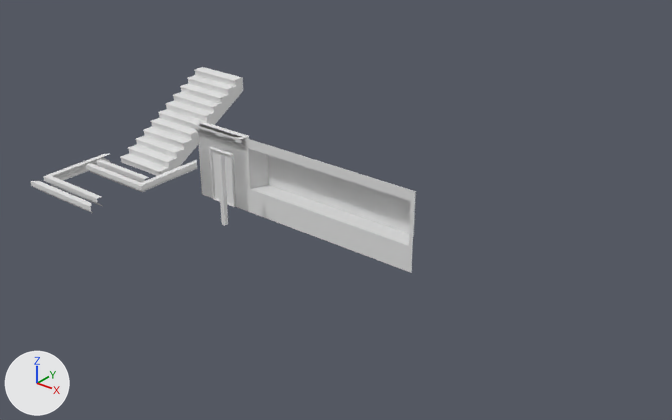
The FBX model Assets/MyModels/Walls.fbx: old version first, new version second.
Camera for both pictures: a camera (50 mm lens) standing at (24.98, -22.88, 15.47) and looking at (7.05, -0.46, 1.58). The axes (+X, +Y, +Z) are drawn at lower left. The lights are the same throughout. Where no turn or scale is listed for an object, it has been applied to the vertices.

The first picture shows 'Stairs', 'Wall', 'Wall.Door.4', 'Wall.Library.Strip.OutsideCorner.Double', 'Wall_Extruded1.Center', 'Wall_Extruded1.Left', 'Wall_Extruded1.Right'.
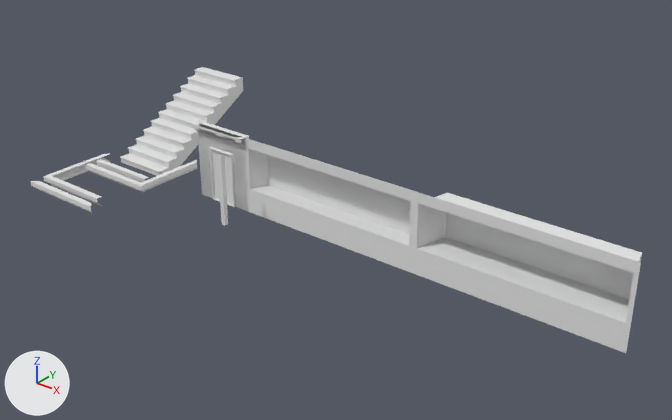
The change, as a list of edits to the scene's bpy script:
```text
Add me_wall_extruded2_center:
    me_wall_extruded2_center.from_pydata([(0.0, -0.11, 0.0), (2.5, -0.11, 0.0), (2.5, -0.11, 3.0), (0.0, -0.11, 3.0), (0.0, -0.11, 0.98), (2.5, -0.11, 0.98), (2.5, 1.17, 0.98), (0.0, 1.17, 0.98), (2.5, -0.11, 2.62), (0.0, -0.11, 2.62), (0.0, 1.17, 2.62), (2.5, 1.17, 2.62)], [], [(5, 4, 0, 1), (4, 5, 6, 7), (8, 9, 10, 11), (2, 3, 9, 8), (11, 10, 7, 6)])
Add me_wall_extruded2_left:
    me_wall_extruded2_left.from_pydata(...)  # 16 vertices, 9 faces; spans x 0.0..2.5, y -0.11..1.17, z 0.0..3.0
Add me_wall_extruded1_right_001:
    me_wall_extruded1_right_001.from_pydata(...)  # 16 vertices, 9 faces; spans x 0.0..2.5, y -0.11..1.17, z 0.0..3.0
Add ob_wall_extruded2_center:
    ob_wall_extruded2_center = bpy.data.objects.new('Wall_Extruded2.Center', me_wall_extruded2_center)
    ob_wall_extruded2_center.location = (12.5, 0.0, 0.0)
Add ob_wall_extruded2_left:
    ob_wall_extruded2_left = bpy.data.objects.new('Wall_Extruded2.Left', me_wall_extruded2_left)
    ob_wall_extruded2_left.location = (10.0, 0.0, 0.0)
Add ob_wall_extruded2_right:
    ob_wall_extruded2_right = bpy.data.objects.new('Wall_Extruded2.Right', me_wall_extruded1_right_001)
    ob_wall_extruded2_right.location = (15.0, 0.0, 0.0)
```

Pixel boxes (x1, y1, x2, y2) of what changed, in the pictures (672 x 420 px):
'Wall_Extruded2.Right', added: after (548, 232, 642, 353)
'Wall_Extruded2.Center', added: after (476, 210, 576, 324)
'Wall_Extruded2.Left', added: after (412, 191, 502, 297)
